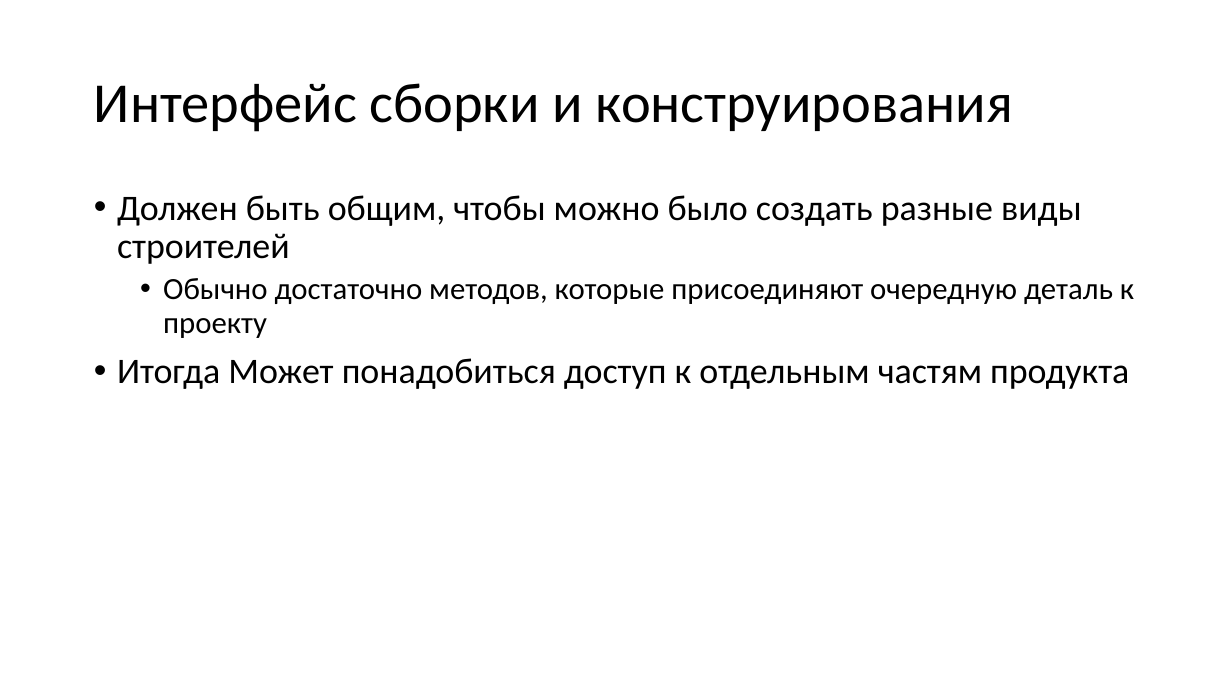
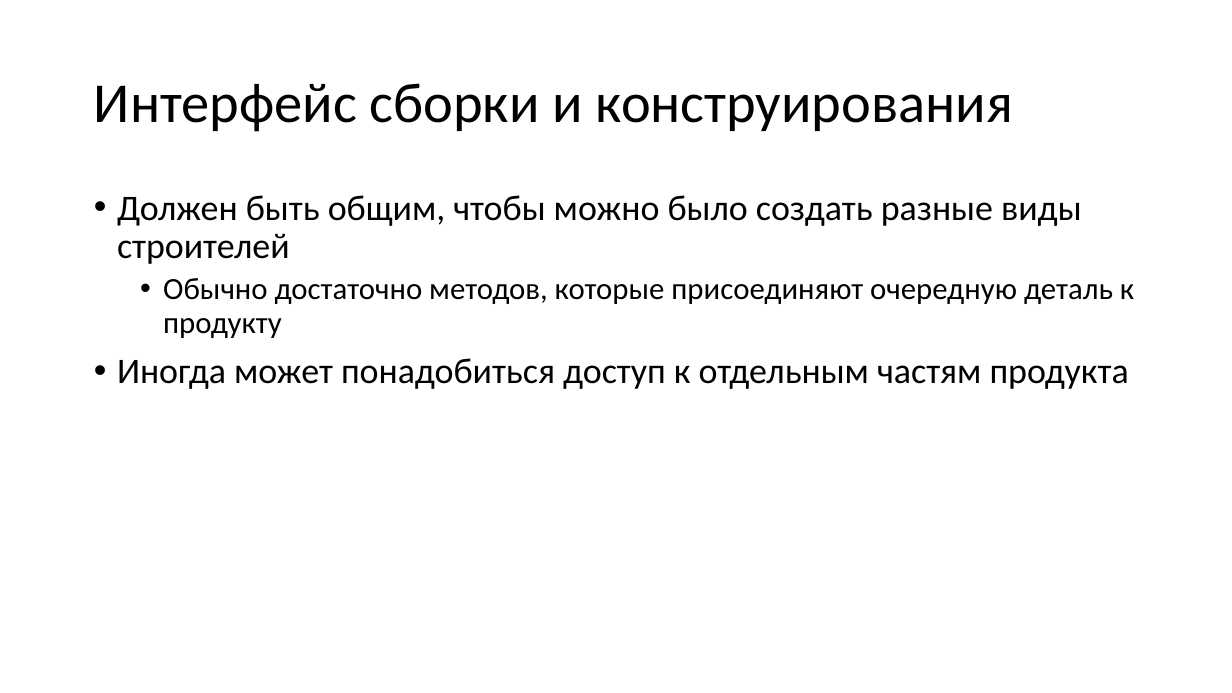
Before and after one commit to alexey-malov/ood, a slide deck: slide 13 of lectures/15.builder/builder.pptx (slide 11 before the commit). Drawn at 1232x693 pixels with LibreOffice and Linux fonts; fonts in the diff are those of the drawing. Boxes give left, top, right and bottom in pixels: in the first picture for what was removed or moved away, otherwise in the second. Text is boxed around its words. In the diff, an @@ line names an element or a change of style, - is before the commit and + after.

```diff
--- a/lectures/15.builder/builder.pptx
+++ b/lectures/15.builder/builder.pptx
@@ text at (x1=117, y1=278, x2=1134, y2=389): text changed @@
-  • Обычно достаточно методов, которые присоединяют очередную деталь к проекту
-• Итогда Может понадобиться доступ к отдельным частям продукта
+  • Обычно достаточно методов, которые присоединяют очередную деталь к продукту
+• Иногда может понадобиться доступ к отдельным частям продукта
```
Also in this commit, not shown: 1 other slide changed, 3 slides added, 1 slide removed, 4 other files.
